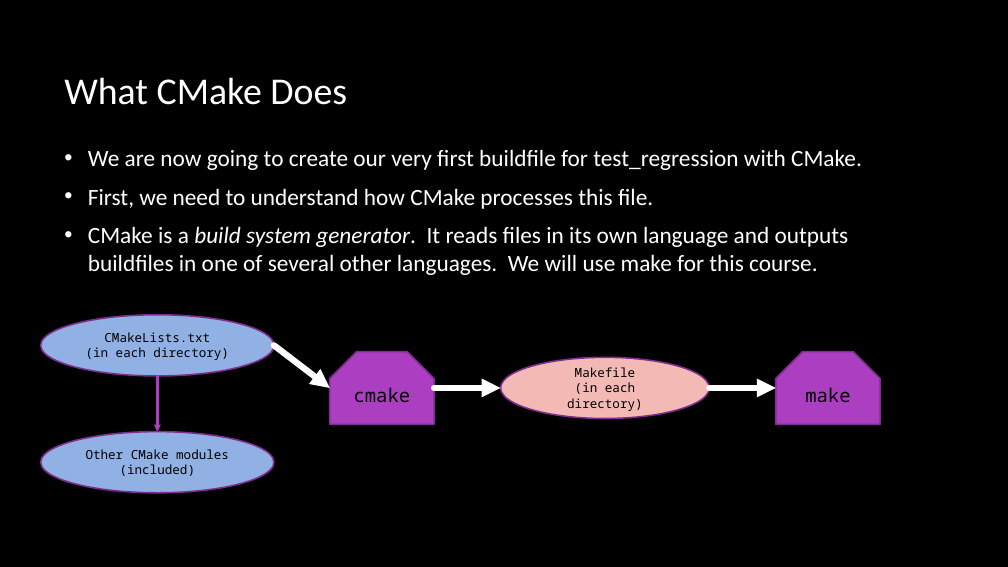
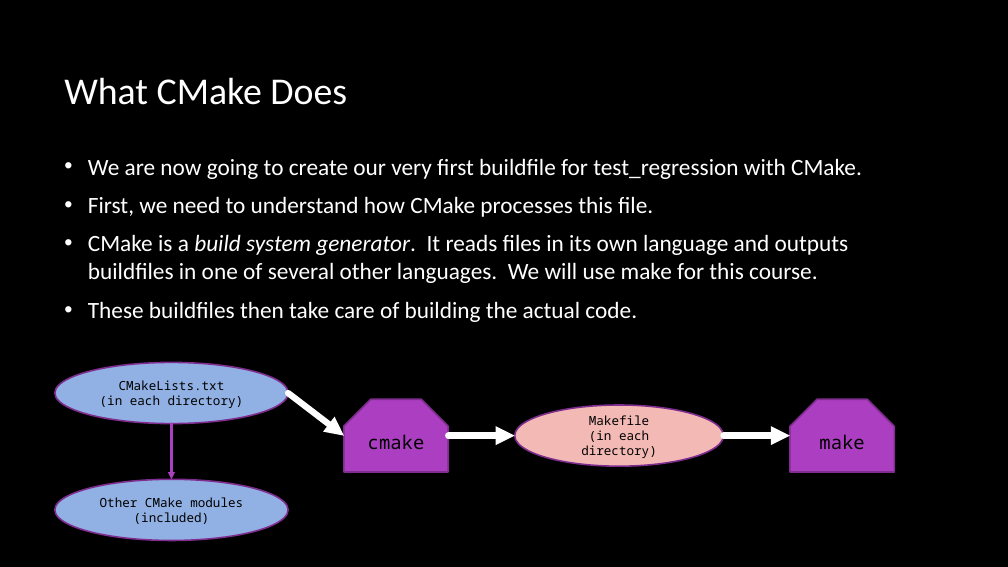
Before and after one commit to multiplemonomials/CMakeTraining, a slide deck: slide 20 of Session 1 - CMake and Building CXX.pptx. Drawn at 1008x567 pixels with LibreOffice and Linux fonts; fonts in the diff are those of the drawing; background and template pictures are left out. Boxes give left, top, right and bottom in pixels: in the first picture for what was removed or moved away, otherwise in the second. Text is boxed around its words. In the diff, an @@ line names an element or a change of style, - is before the commit and + after.

Commit message:
Minor ppt changes

```diff
--- a/Session 1 - CMake and Building CXX.pptx
+++ b/Session 1 - CMake and Building CXX.pptx
@@ text at (x1=88, y1=301, x2=637, y2=322): paragraph added @@
+• These buildfiles then take care of building the actual code.
@@ 3 ellipses, 2 snip same rects, 2 arrows moved together from (x1=41, y1=315, x2=880, y2=493) to (x1=55, y1=362, x2=895, y2=541) @@
@@ arrow moved from (434, 388) - (501, 388) to (448, 436) - (515, 436) @@
@@ arrow moved from (709, 388) - (776, 388) to (724, 436) - (790, 436) @@
```
Also in this commit, not shown: 1 other slide changed, 1 other file.
